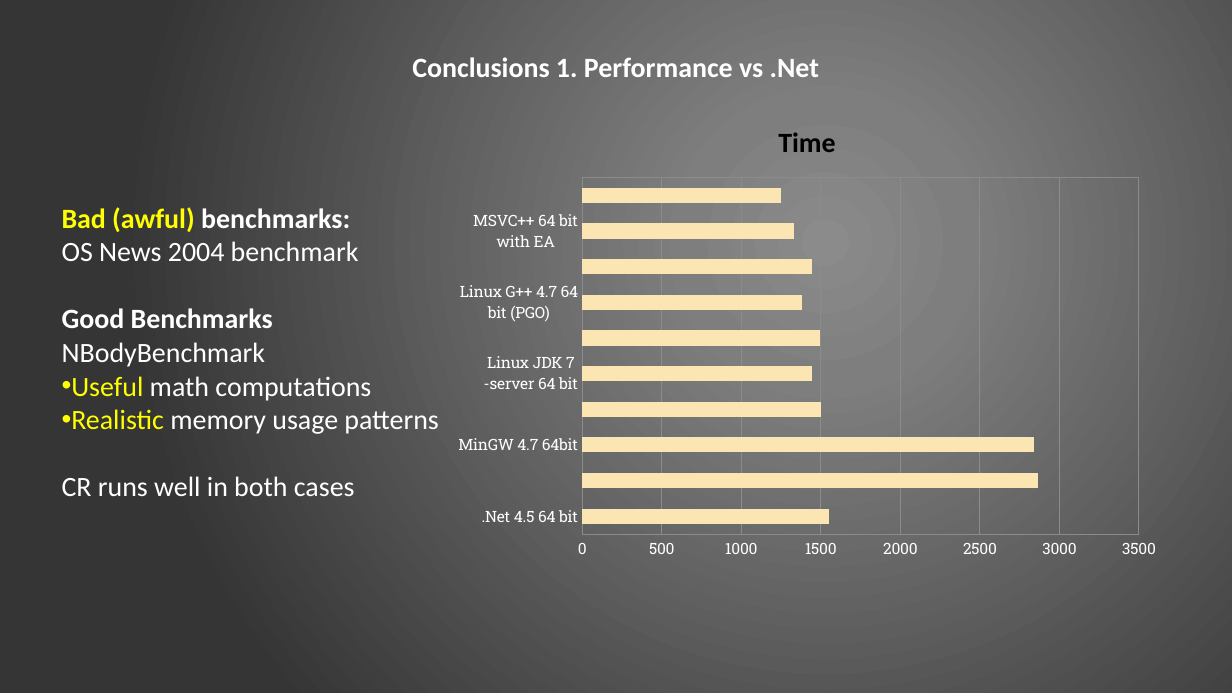
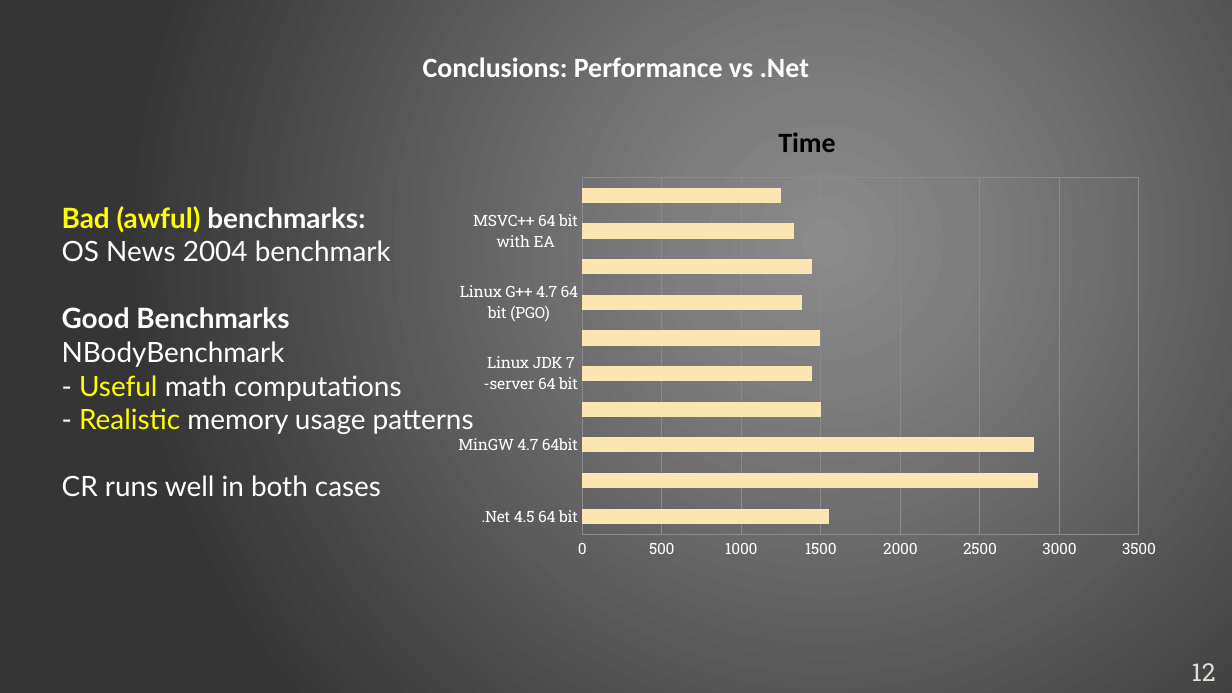
Before and after one commit to ciplogic/CodeRefractor, a slide deck: slide 12 of Documentation/Slides_final.pptx. Drawn at 1232x693 pixels with LibreOffice and Linux fonts; fonts in the diff are those of the drawing. Boxes give left, top, right and bottom in pixels: in the first picture for what was removed or moved away, otherwise in the second. Text is boxed around its words. In the diff, an @@ line names an element or a change of style, - is before the commit and + after.

```diff
--- a/Documentation/Slides_final.pptx
+++ b/Documentation/Slides_final.pptx
@@ text at box(423, 57, 809, 77): text changed @@
-Conclusions 1. Performance vs .Net
+Conclusions: Performance vs .Net
@@ text at box(62, 206, 391, 496): font Calibri to Lato in "Bad (awful) benchmarks:", "OS News 2004 benchmark", "Good Benchmarks", "NBodyBenchmark" and 1 more places @@
@@ text at box(79, 375, 474, 434): text changed; font Calibri to Lato @@
-• Useful math computations
-• Realistic memory usage patterns
+- Useful math computations
+- Realistic memory usage patterns
@@ page number added at box(1192, 663, 1216, 681), 16 pt, text #E0E0D4 @@
+12
```
Also in this commit, not shown: 11 other slides changed, 2 slides added, 2 slides removed, 1 other file.
